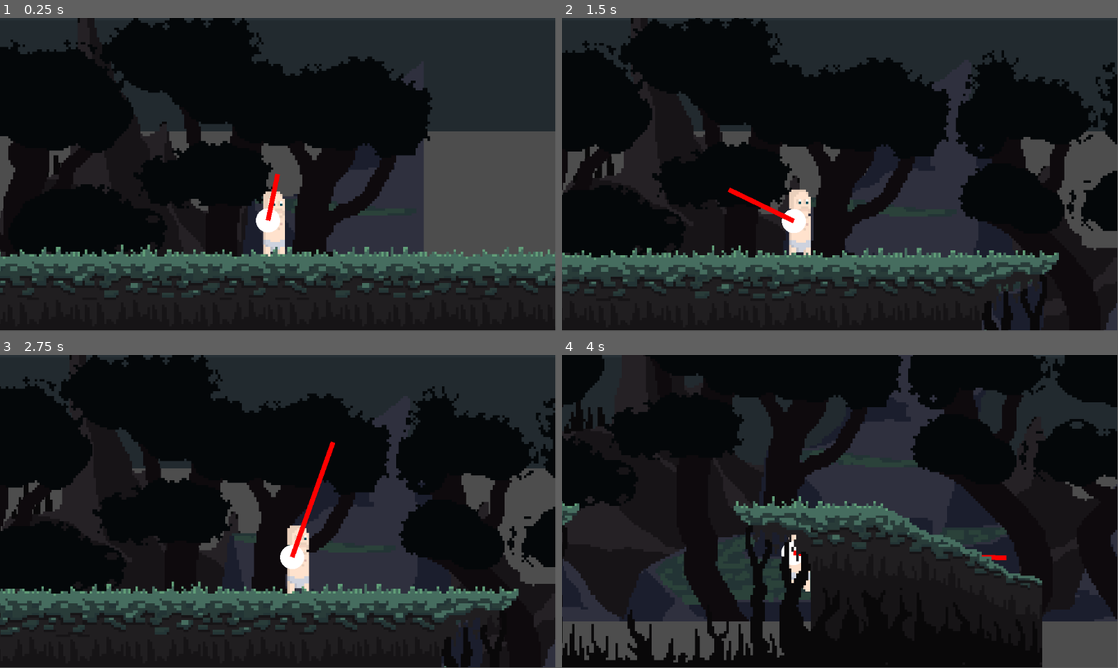
Above: before the commit, frames 1-4 (two rows, left to right).
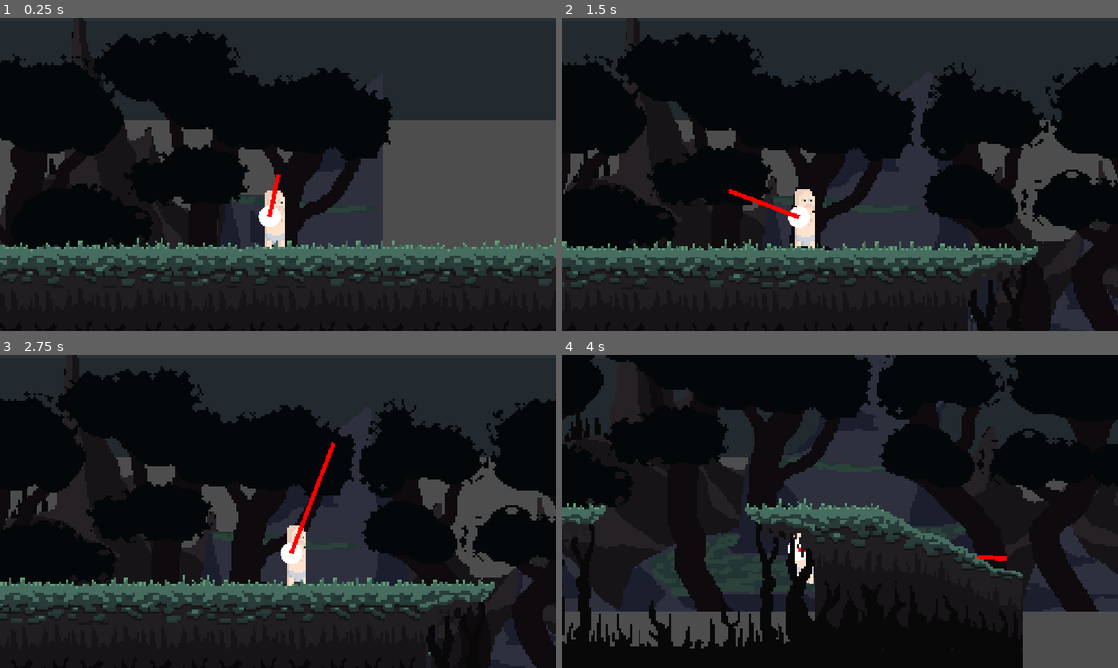
Above: after the commit, the same moments.

Repository: matomas225/UltimateRpg
Game: Godot game, scene res://scenes/main/game.tscn
The game is run twice, just before and just after one commit, with the same random seed, the same clock (stepped at 60 frames per second) and the same inputs.
Inputs (mouse positions are in pixels of both pictures, inside the frame that each line leads up to):
- Up to frame 1 (0.25 s): no input
- Up to frame 2 (1.5 s): tap Enter (ui_accept) at 0.5, 0.77 s; move the mouse to (962, 158) at 0.52 s; hold Right (ui_right) from 0.53 s (still down); tap Shift (dash) at 0.6, 1.35 s; move the mouse to (728, 190) at 1.27 s
- Up to frame 3 (2.75 s): tap Enter (ui_accept) at 1.52 s; move the mouse to (333, 442) at 2.02 s; release Right (ui_right) at 2.03 s; hold Left (ui_left) from 2.03 s (still down); tap Shift (dash) at 2.1 s
- Up to frame 4 (4 s): move the mouse to (812, 574) at 2.77 s; release Left (ui_left) at 2.78 s; hold Right (ui_right) from 2.78 s (still down); tap Shift (dash) at 2.85, 3.6 s; tap Enter (ui_accept) at 3.02, 3.77 s; move the mouse to (1006, 558) at 3.52 s
In our replay, the window is 799x449 before the commit and 800x450 after it. These sizes can differ from the game's own. Grey fills any space a smaller window leaves; there, only what the larger window draws over its background counts as a difference.

The runs differ from the first frame. In frame 1, 24% of the frame differs, in the area x 0-100%, y 0-90%; in frame 2, 28%; in frame 3, 28%, in the area x 0-100%, y 0-100%; in frame 4, 26%.

Commit message:
minor changes

Diff:
--- a/project.godot
+++ b/project.godot
@@ -14,6 +14,13 @@
 run/main_scene="uid://c22jt7fw0qrj5"
 config/features=PackedStringArray("4.4", "Forward Plus")
 config/icon="res://icon.svg"
+
+[display]
+
+window/size/viewport_width=1280
+window/size/viewport_height=720
+window/stretch/mode="canvas_items"
+window/stretch/aspect="expand"
 
 [input]
 
--- a/scenes/player/senis2D.tscn
+++ b/scenes/player/senis2D.tscn
@@ -99,8 +99,9 @@
 
 [node name="WalkingOnGrass" type="AudioStreamPlayer2D" parent="."]
 stream = ExtResource("3_3pi2x")
+volume_db = -8.0
+pitch_scale = 2.0
 
 [node name="LandingOnGrass" type="AudioStreamPlayer2D" parent="."]
 stream = ExtResource("4_hgckd")
-volume_db = -9.533
-pitch_scale = 0.69
+volume_db = -12.0
